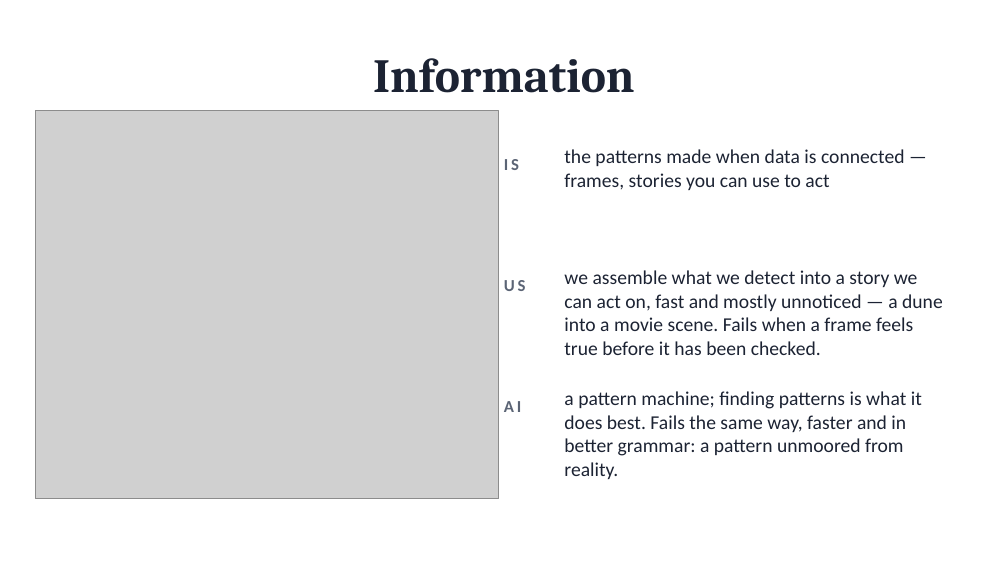
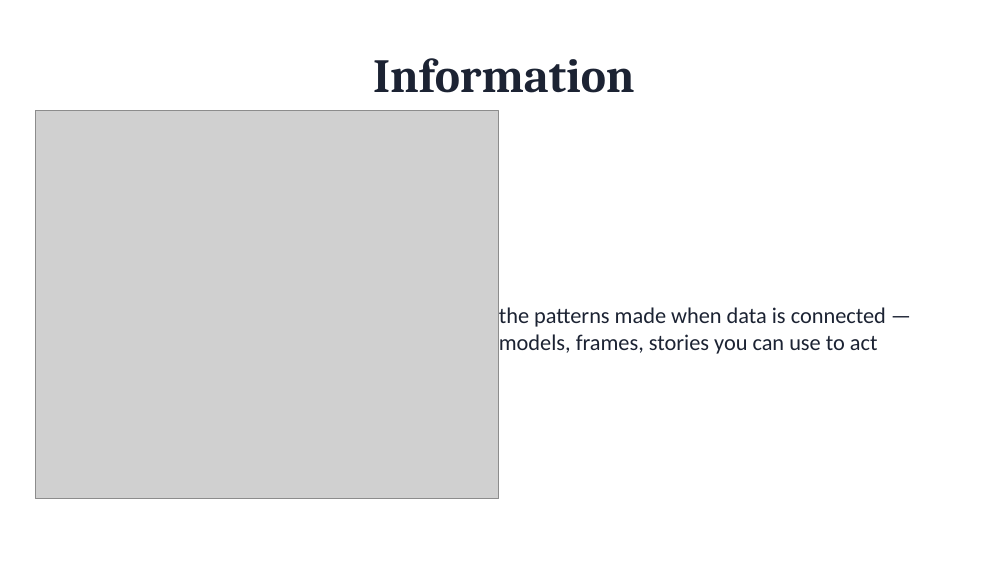
Before and after one commit to ericaraujophd/stem-slides, a slide deck: slide 15 of Session-2/S2-4-20pm-Wondergem-What-Does-It-Take-To-Be-Wise.pptx (slide 14 before the commit). Drawn at 1008x567 pixels with LibreOffice and Linux fonts; fonts in the diff are those of the drawing; grey boxes stand for pictures. Boxes give left, top, right and bottom in pixels: in the first picture for what was removed or moved away, otherwise in the second. Text is boxed around its words. In the diff, an @@ line names an element or a change of style, - is before the commit and + after.

```diff
--- a/Session-2/S2-4-20pm-Wondergem-What-Does-It-Take-To-Be-Wise.pptx
+++ b/Session-2/S2-4-20pm-Wondergem-What-Does-It-Take-To-Be-Wise.pptx
@@ text removed at (504,159,519,170) @@
-IS
@@ text removed at (504,280,526,291) @@
-US
@@ text removed at (564,270,943,355) @@
-we assemble what we detect into a story we can act on, fast and mostly unnoticed — a dune into a movie scene. Fails when a frame feels true before it has been checked.
@@ text at (499,307,886,354): text changed; size 14 to 16 pt @@
-the patterns made when data is connected — frames, stories you can use to act
+the patterns made when data is connected — models, frames, stories you can use to act
@@ text removed at (504,401,521,412) @@
-AI
@@ text removed at (564,391,922,479) @@
-a pattern machine; finding patterns is what it does best. Fails the same way, faster and in better grammar: a pattern unmoored from reality.
```
Also in this commit, not shown: 11 other slides changed, 5 slides added, 3 slides removed, 3 other files.
